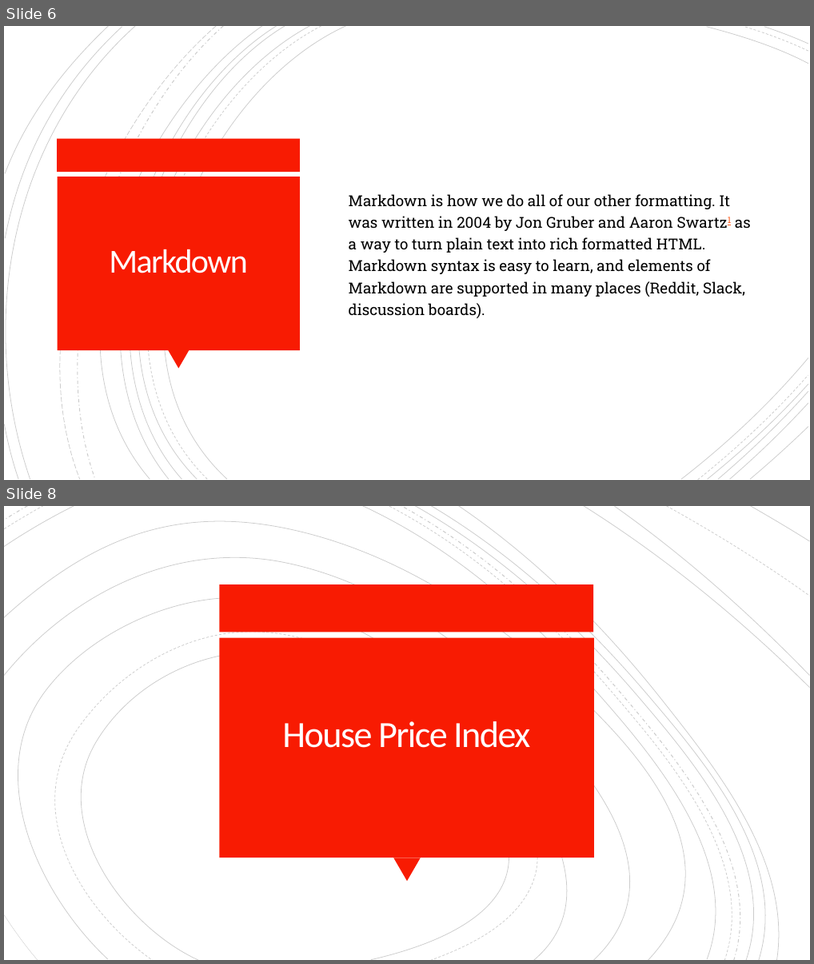
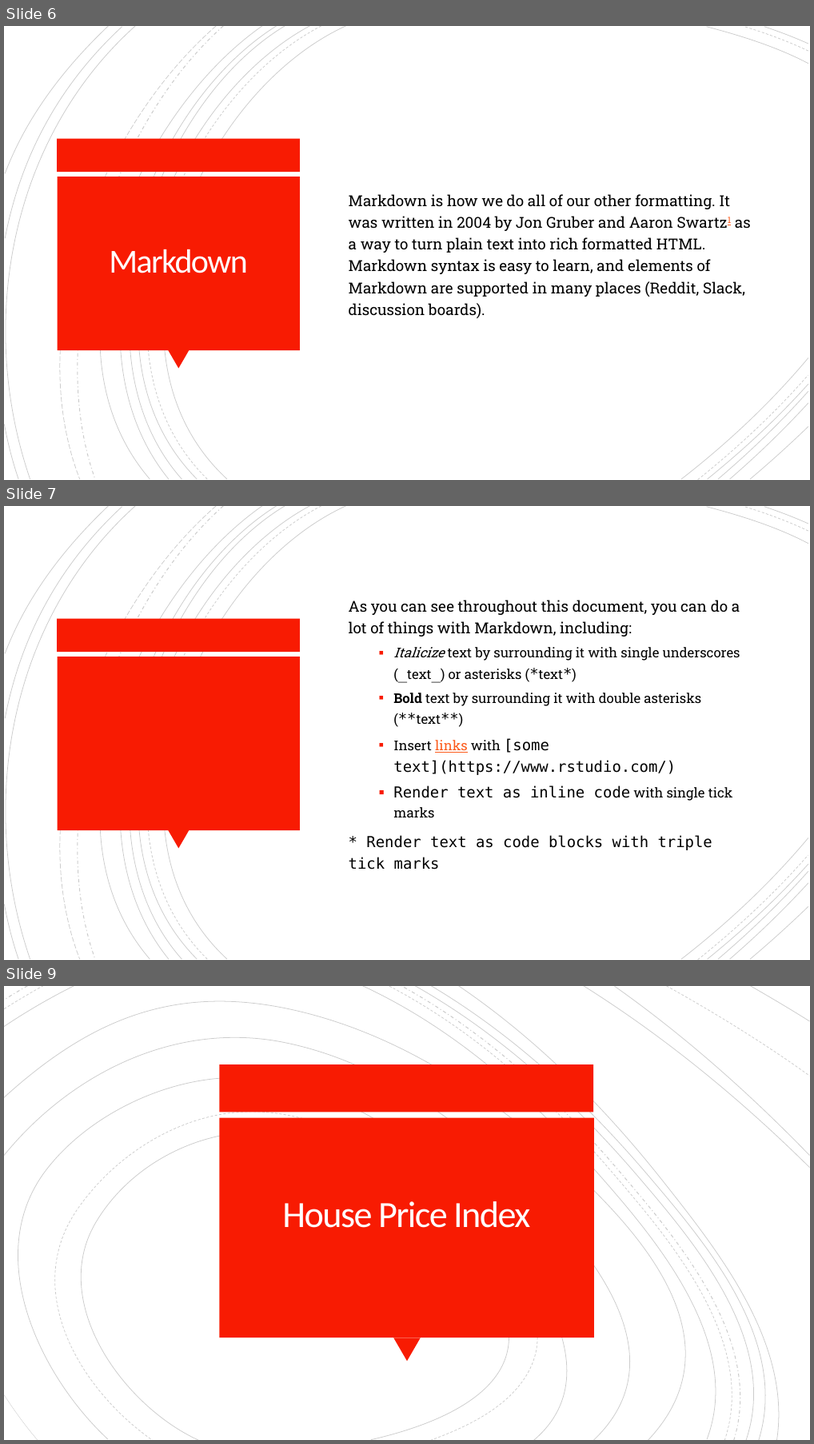
Before and after one commit to nrohr/learn-rmd, a slide deck: 03_rmarkdown/03c_ppt.pptx. Shown one above the other, each under a label of ours: slides 6 and 8 before the commit, slides 6, 7 and 9 after it; the slides between them are not shown. The pictures are 814x964 and 814x1444 pixels, drawn with LibreOffice and Linux fonts; fonts in the diff are those of the drawing. Boxes give left, top, right and bottom in pixels: in the first picture for what was removed or moved away, otherwise in the second. Text is boxed around its words. In the diff, an @@ line names an element or a change of style, - is before the commit and + after.

```diff
--- a/03_rmarkdown/03c_ppt.pptx
+++ b/03_rmarkdown/03c_ppt.pptx
@@ slide 7 added at (4, 506, 810, 960), background #FFFFFF; not listed: 24 template elements that a slide beside it also shows @@
@@ text added at (349, 600, 741, 869), 18 pt, text #000000 @@
+As you can see throughout this document, you can do a lot of things with Markdown, including:
+  ▪ Italicize text by surrounding it with single underscores (_text_) or asterisks (*text*)
+  ▪ Bold text by surrounding it with double asterisks (**text**)
+  ▪ Insert links with [some text](https://www.rstudio.com/)
+  ▪ Render text as inline code with single tick marks
+* Render text as code blocks with triple tick marks
@@ what was slide 8 is now slide 9 @@
```
Also in this commit, not shown: 1 slide changed, 9 other files.
